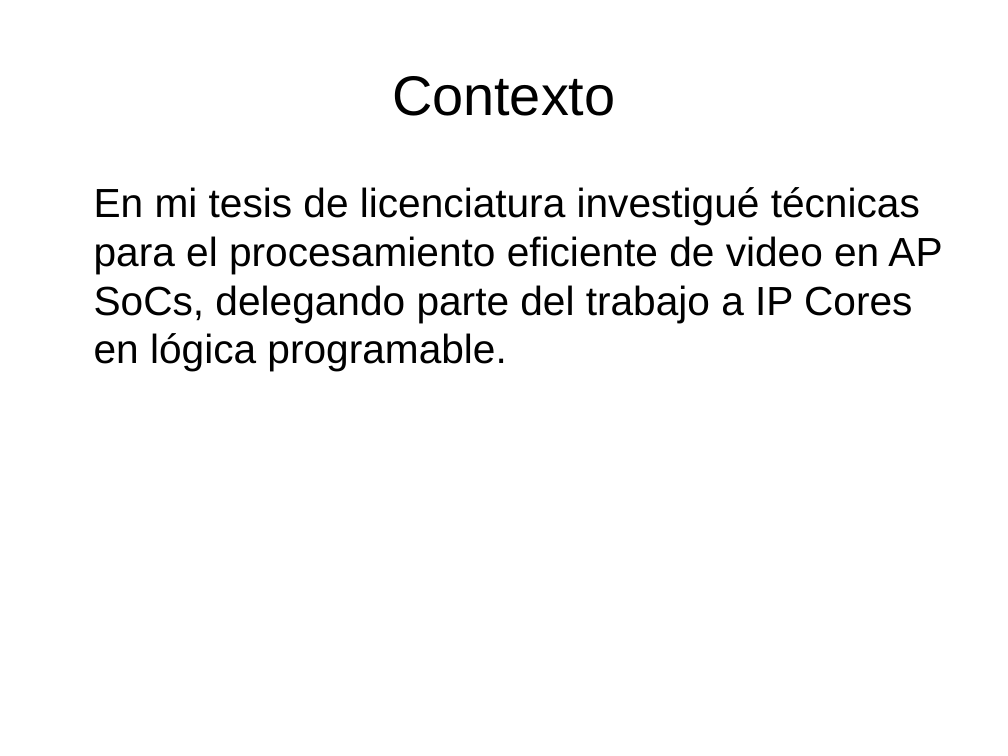
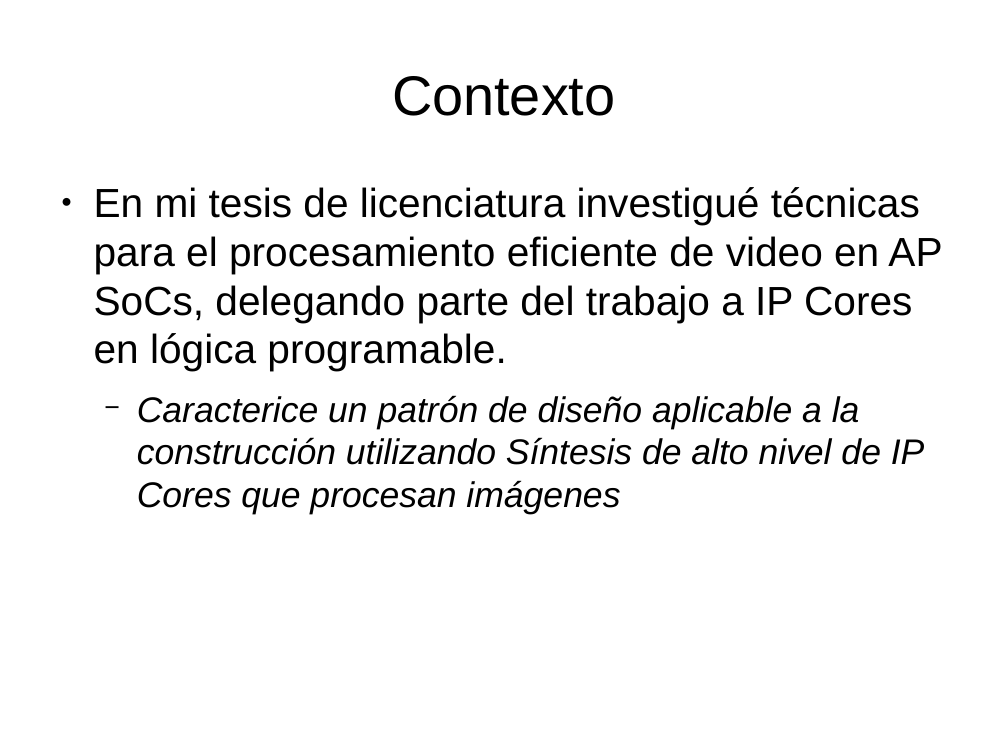
Before and after one commit to miguelgarcia/sase2017-hls-video, a slide deck: slide 5 of presentacion.odp. Drawn at 1008x756 pixels with LibreOffice and Linux fonts; fonts in the diff are those of the drawing. Boxes give left, top, right and bottom in pixels: in the first picture for what was removed or moved away, otherwise in the second. Text is boxed around its words. In the diff, an @@ line names an element or a change of style, - is before the commit and + after.

```diff
--- a/presentacion.odp
+++ b/presentacion.odp
@@ text at [137, 395, 925, 514]: paragraph added @@
+  − Caracterice un patrón de diseño aplicable a la construcción utilizando Síntesis de alto nivel de IP Cores que procesan imágenes
```
Also in this commit, not shown: 7 other slides changed, 24 slides added.
